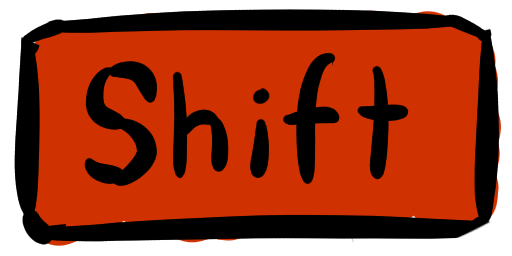
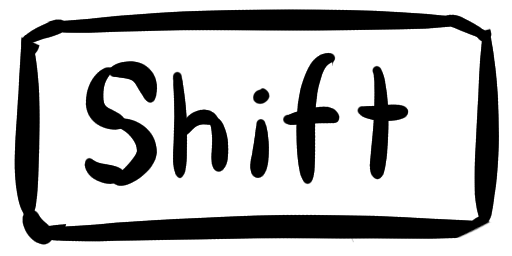
Comparing the layer stacks of the two 512x256 images. Changes:
painted on "Paint Layer 2" over [128, 9, 384, 243]
